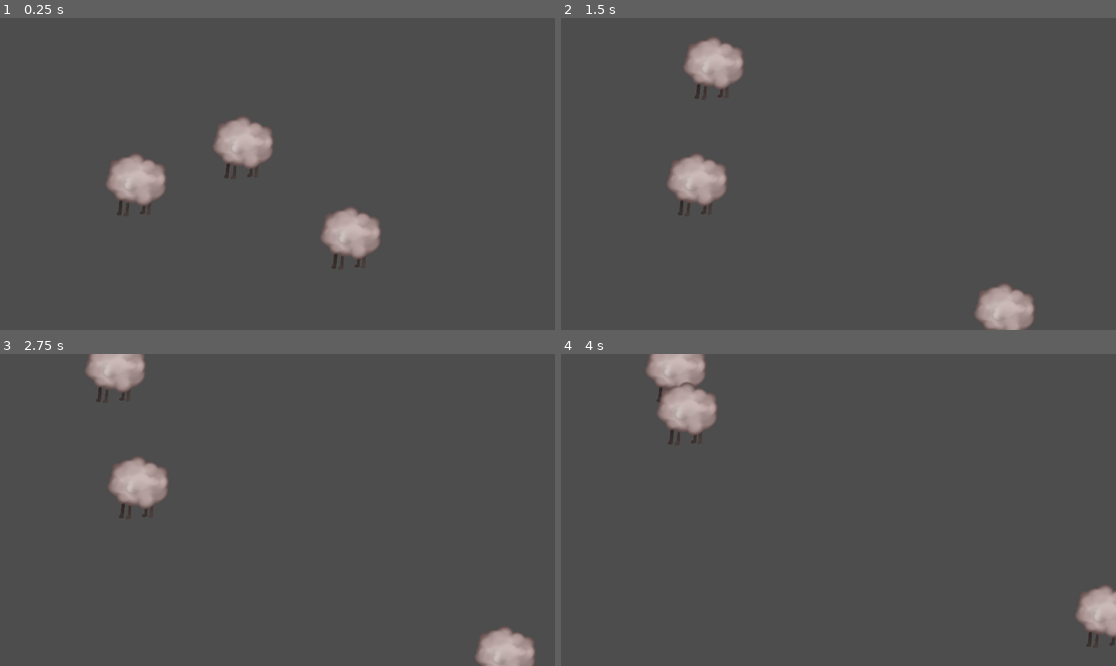
Above: before the commit, frames 1-4 (two rows, left to right).
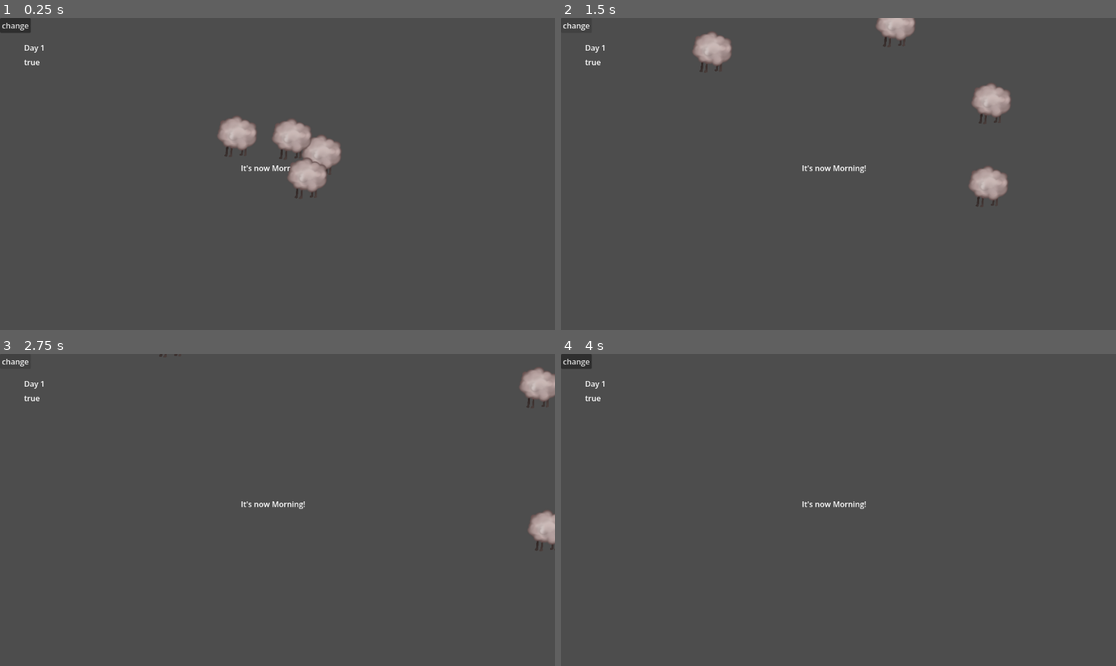
Above: after the commit, the same moments.

Repository: ellajunttari/five-nights-at-the-sheep-farm
Game: Godot game, scene res://mainLevel/mainLevel.tscn
The game is run twice, just before and just after one commit, with the same random seed, the same clock (stepped at 60 frames per second) and the same inputs. Before the commit the project starts from res://testing/game_level.tscn.
Inputs (mouse positions are in pixels of both pictures, inside the frame that each line leads up to):
- Up to frame 1 (0.25 s): no input
- Up to frame 2 (1.5 s): click (577, 24) at 0.5 s, where only the run after the commit has a clickable "change"; click (577, 24) at 1.25 s, where only the run after the commit has a clickable "change"
- Up to frame 3 (2.75 s): click (16, 360) at 2 s, where only the run after the commit has a clickable "change"
- Up to frame 4 (4 s): move the mouse to (960, 494) at 2.77 s; move the mouse to (727, 525) at 3.52 s

The runs differ from the first frame. In frame 1, 5.8% of the frame differs, in the area x 0-69%, y 0-81%; in frame 2, 5.7%; in frame 3, 4.8%; in frame 4, 3.8%.

Commit message:
started main level again

Diff:
--- a/move/farm/animals/sheep.gd
+++ b/move/farm/animals/sheep.gd
@@ -60,7 +60,6 @@
 	# Return the NPC position + the offset
 	return global_position + current_offset
 ###################################
-
 func _physics_process(delta):
 
 	if global_position.distance_to(get_global_mouse_position()) < 200:
--- a/move/farm/animals/sheep.tscn
+++ b/move/farm/animals/sheep.tscn
@@ -1,9 +1,11 @@
 [gd_scene format=3 uid="uid://ivi1rrcsyx26"]
 
 [ext_resource type="Script" uid="uid://5hmrslktyjiq" path="res://animals/sheep.gd" id="1_0sl4e"]
+[ext_resource type="Texture2D" uid="uid://cfksm0ovpc0b3" path="res://art/Untitled_Artwork.png" id="2_6ebqf"]
 
 [node name="CharacterBody2D" type="CharacterBody2D" unique_id=1791055918]
 script = ExtResource("1_0sl4e")
+variations = Array[Texture2D]([ExtResource("2_6ebqf")])
 
 [node name="Sprite2D" type="Sprite2D" parent="." unique_id=620268170]
 
--- a/move/farm/animals/wolf.tscn
+++ b/move/farm/animals/wolf.tscn
@@ -1,9 +1,12 @@
 [gd_scene format=3 uid="uid://cgxnugrgqgk3"]
 
 [ext_resource type="Script" uid="uid://b723l0thae46c" path="res://animals/wolf.gd" id="1_fv4gx"]
+[ext_resource type="Texture2D" uid="uid://cfksm0ovpc0b3" path="res://art/Untitled_Artwork.png" id="2_ujhdu"]
 
 [node name="CharacterBody2D" type="CharacterBody2D" unique_id=495421099]
+scale = Vector2(-0.5, -0.5)
 script = ExtResource("1_fv4gx")
+variations = Array[Texture2D]([ExtResource("2_ujhdu")])
 
 [node name="Sprite2D" type="Sprite2D" parent="." unique_id=873378269]
 
--- a/move/farm/mainLevel/main_level.gd
+++ b/move/farm/mainLevel/main_level.gd
@@ -11,18 +11,36 @@
 
 func _ready() -> void:
 	# Show what day it is
+	var my_label = Label.new()
+	my_label.text = "Day " + str(GameManager._current_day)
+	add_child(my_label)
+	my_label.position = Vector2(50, 50)
 
-	GameManager.time_toggled.connect(_on_time_changed)
+	var my_label2 = Label.new()
+	my_label2.text = str(GameManager._is_morning)
+	add_child(my_label2)
+	my_label2.position = Vector2(50, 80)
+
+	#GameManager.time_toggled.connect(_on_time_changed)
 
 	#yritän ymmärtää tätä JA
-	GameManager.day_changed.connect(_on_day_updated)
+	#GameManager.day_changed.connect(_on_day_updated)
+
+	# Force initial state display
+	change_state(State.MORNING)
+
+	var button = Button.new()
+	button.text = "change"
+	button.pressed.connect(_on_time_changed.bind(button_pressed()))
+	add_child(button)
+
+func button_pressed():
+	GameManager.toggle_time()
+	#_on_time_changed(GameManager._is_morning)
 
 func _on_time_changed(is_morning: bool):
 	# Map the boolean fact to a specific scene state
-	if is_morning:
-		change_state(State.MORNING)
-	else:
-		change_state(State.EVENING)
+	change_state(State.MORNING if is_morning else State.EVENING)
 
 #JA TÄTÄ
 func _on_day_updated(new_day: int):
@@ -35,13 +53,17 @@
 	match current_state:
 		State.MORNING:
 			# Show the aitaus with sheeps (and wolves)
-
 			# Show the bags
 			#how many picks left
 			var picks_left = 5
 
 			#determine how many sheep and how many wolf to spawn
 
+
+			var my_label = Label.new()
+			my_label.text = "It's now Morning!"
+			add_child(my_label)
+			my_label.position = Vector2(500, 300) # Move it to the center of the screen
 			# spawn x sheep and x wolves
 			spawn_animal(SHEEP_SCENE, spawn_this_many_sheep)
 			spawn_animal(WOLF_SCENE, spawn_this_many_wolf)
@@ -58,7 +80,12 @@
 			# pick one of the sheep
 			# ask player if sure of their choice
 			# move into the result
-			pass
+
+			var my_label = Label.new()
+			my_label.text = "It's now Evening!"
+			add_child(my_label)
+			my_label.position = Vector2(500, 300) # Move it to the center of the screen
+
 		State.RESULT:
 			# Show that did player find wolf or sheep
 			# if found wolf --> wolf.count + 1 --> somehow give to the morning
@@ -74,6 +101,11 @@
 
 #Functions
 func spawn_animal(animal_blueprint: PackedScene, count: int)-> void:
+	# Get the center of the screen dynamically
+	var screen_center = get_viewport_rect().size / 2
+
 	for i in range(count):
 		var animal = animal_blueprint.instantiate()
 		add_child(animal)
+		animal.position = screen_center + Vector2(randf_range(-50, 50), randf_range(-50, 50))
+		animal.scale = Vector2(0.1, 0.1)
--- /dev/null
+++ b/move/farm/mainLevel/newMainLevel.tscn
@@ -0,0 +1,6 @@
+[gd_scene format=3 uid="uid://b3gpjhgh8kfpx"]
+
+[ext_resource type="Script" uid="uid://c1s17w0couakq" path="res://new_main_level.gd" id="1_1cfoo"]
+
+[node name="Node2D" type="Node2D" unique_id=630423024]
+script = ExtResource("1_1cfoo")
--- /dev/null
+++ b/move/farm/new_main_level.gd
@@ -0,0 +1,102 @@
+extends Node2D
+
+const WOLF_SCENE: PackedScene = preload("uid://cgxnugrgqgk3")
+const SHEEP_SCENE: PackedScene = preload("uid://ivi1rrcsyx26")
+#Handles what state of a cycle it is
+enum State {MORNING, EVENING, RESULT, END}
+
+
+############# Variables #################
+
+#how many days
+var _current_day : int = 1
+#is it morning or evening
+var _is_morning : bool = true
+#how many wolves have been found
+var wolf_count : int = 0
+#how many sheep in aitaus
+var sheeps_in : int = 0
+#how many wolves in aitaus
+var wolves_in: int = 0
+#how many sheep to spawn
+var spawn_this_many_sheep: int = 2
+#How many wolves to spawn
+var spawn_this_many_wolf: int = 2
+#how many picks left aka how many sacks left
+var picks_left = 5
+#current state
+var current_state = State.MORNING
+#How many sheep to delete
+var delete_this_many_sheep = 0
+
+############ Function ###############
+
+#go to the next day
+func next_day():
+	_current_day += 1
+
+func spawn_animal(animal_blueprint: PackedScene, count: int)-> void:
+	# Get the center of the screen dynamically
+	var screen_center = get_viewport_rect().size / 2
+
+	for i in range(count):
+		var animal = animal_blueprint.instantiate()
+		add_child(animal)
+		animal.position = screen_center + Vector2(randf_range(-50, 50), randf_range(-50, 50))
+		animal.scale = Vector2(0.1, 0.1)
+		#if it was sheep, sheeps in den go up 1. Otherwise the wolf in den count goes up 1
+		if (animal_blueprint == SHEEP_SCENE):
+			sheeps_in += 1
+		else:
+			wolves_in += 1
+
+#function to delete sheeps
+func deleteSheep(how_many):
+	#reduce sheep count
+	if (how_many != 0):
+		sheeps_in -= how_many
+
+#function to reduce picks
+func reduce_picks():
+	if (picks_left == 0):
+		return
+	picks_left -= 1
+#function to restart picks
+func restart_picks():
+	picks_left = 5
+
+#################################
+
+func _ready() -> void:
+
+	# Show what day it is
+	var my_label = Label.new()
+	my_label.text = "Day " + str(_current_day)
+	add_child(my_label)
+	my_label.position = Vector2(50, 50)
+
+	current_state = State.MORNING
+
+func _process(_delta):
+	match current_state:
+		State.MORNING:
+			#delete sheep
+			deleteSheep(delete_this_many_sheep)
+
+			# spawn x sheep and x wolves
+			spawn_animal(SHEEP_SCENE, spawn_this_many_sheep)
+			spawn_animal(WOLF_SCENE, spawn_this_many_wolf)
+
+			#When no more picks left, go to evening
+			if (picks_left == 0):
+				current_state = State.EVENING
+
+		State.EVENING:
+			# Logic for evening
+			pass
+		State.RESULT:
+			# Show score screen
+			pass
+		State.END:
+			# Game over logic
+			pass
--- a/move/farm/project.godot
+++ b/move/farm/project.godot
@@ -11,7 +11,7 @@
 [application]
 
 config/name="farm"
-run/main_scene="uid://bgvusmhnsu3g1"
+run/main_scene="uid://cxevbf0od5c1a"
 config/features=PackedStringArray("4.6", "Mobile")
 config/icon="res://icon.svg"
 
--- a/move/farm/state/gameManager.gd
+++ b/move/farm/state/gameManager.gd
@@ -13,16 +13,10 @@
 signal MORE_WOLVES(wolves_in)
 
 #how many days
-var _current_day : int = 1:
-	set(v):
-		_current_day = v
-		day_changed.emit(_current_day)
+var _current_day : int = 1
 
 #is it morning or evening
-var _is_morning : bool = true:
-	set(v):
-		_is_morning = v
-		time_toggled.emit(_is_morning)
+var _is_morning : bool = true
 
 #how many wolves have been found
 var wolf_count : int = 0:
Not shown, added: move/farm/new_main_level.gd.uid
